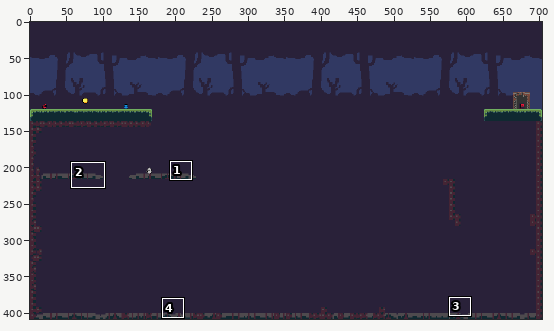
A pixel-art file gets an edit: res/backgrounds/l1.aseprite. The picture above shows the old version from afar; the outline marks the close-up.
Close-up. Before the edit:
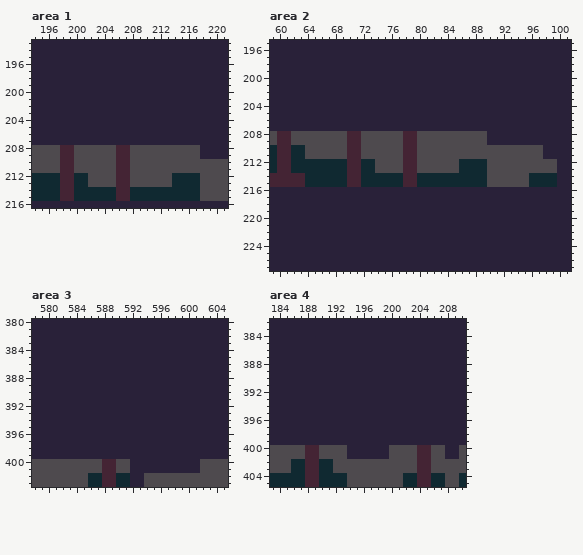
704x408 pixels, 1 frame. Colours within 5 levels of each other are drawn and written as one. Shown: area 1: x 194..221, y 193..216; area 2: x 59..101, y 195..227; area 3: x 578..605, y 380..403; area 4: x 183..210, y 382..405. The commit also changed other parts of the picture, which this record leaves out.
After:
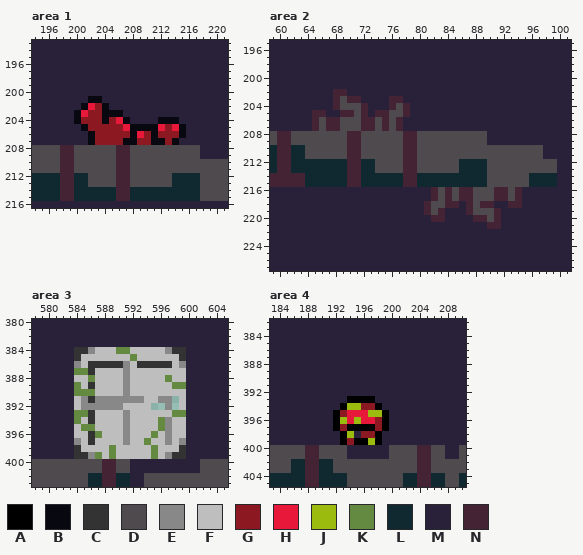
Palette (. is transparent): A #000000  B #080810  C #333333  D #4e4a4e  E #888888  F #bebebe  G #8c1821  H #e71839  J #9bbc0f  K #648941  L #102931  M #292139  N #442434
The edit:
--- area 1, layer "Tilemap 1"
@@ x 194..221 @@
 200 MMMMMMMMMMMMMMMMMMMMMMMMMMMM
-201 MMMMMMMMMMMMMMMMMMMMMMMMMMMM
-202 MMMMMMMMMMMMMMMMMMMMMMMMMMMM
-203 MMMMMMMMMMMMMMMMMMMMMMMMMMMM
-204 MMMMMMMMMMMMMMMMMMMMMMMMMMMM
-205 MMMMMMMMMMMMMMMMMMMMMMMMMMMM
-206 MMMMMMMMMMMMMMMMMMMMMMMMMMMM
-207 MMMMMMMMMMMMMMMMMMMMMMMMMMMM
+201 MMMMMMMMBBMMMMMMMMMMMMMMMMMM
+202 MMMMMMMBHGBMMMMMMMMMMMMMMMMM
+203 MMMMMMBHGGBBBMMMMMMMMMMMMMMM
+204 MMMMMMBGGGBGHBMMMMBBBMMMMMMM
+205 MMMMMMMBGGGGGHBBBBHGHBMMMMMM
+206 MMMMMMMMBGGGGGBHGBGGGBMMMMMM
+207 MMMMMMMMBGGGGBBGGBBGBMMMMMMM
 208 DDDDNNDDDDDDNNDDDDDDDDDDMMMM
--- area 2, layer "Tilemap 1"
@@ x 63..80 @@
 201 MMMMMMMMMMMMMMMMMM
-202 MMMMMMMMMMMMMMMMMM
-203 MMMMMMMMMMMMMMMMMM
-204 MMMMMMMMMMMMMMMMMM
-205 MMMMMMMMMMMMMMMMMM
-206 MMMMMMMMMMMMMMMMMM
-207 MMMMMMMMMMMMMMMMMM
+202 MMMMMNNMMMMMMMMMMM
+203 MMMMMNDNNMMMMNNMMM
+204 MMMMMNDDDNMMMNDNMM
+205 MMNNMMNNDNMNNDDNMM
+206 MMNDNNDDDNNDNDNMMM
+207 MMNDNNDDDNNDNDNMMM
 208 DDDDDDDNNDDDDDDNND
@@ x 79..96 @@
 215 NLLLLLLLLLLDDDDDDL
-216 MMMMMMMMMMMMMMMMMM
-217 MMMMMMMMMMMMMMMMMM
-218 MMMMMMMMMMMMMMMMMM
-219 MMMMMMMMMMMMMMMMMM
-220 MMMMMMMMMMMMMMMMMM
-221 MMMMMMMMMMMMMMMMMM
+216 MMMNDNDNNDDDNNDNMM
+217 MMMNDNDNNDDDNNDNMM
+218 MMNDDNNMNDNNMMNNMM
+219 MMNDNMMMNDDDNMMMMM
+220 MMMNNMMMMNNDNMMMMM
+221 MMMMMMMMMMMNNMMMMM
 222 MMMMMMMMMMMMMMMMMM
--- area 3, layer "Tilemap 1"
@@ x 578..605 @@
 383 MMMMMMMMMMMMMMMMMMMMMMMMMMMM
-384 MMMMMMMMMMMMMMMMMMMMMMMMMMMM
-385 MMMMMMMMMMMMMMMMMMMMMMMMMMMM
-386 MMMMMMMMMMMMMMMMMMMMMMMMMMMM
-387 MMMMMMMMMMMMMMMMMMMMMMMMMMMM
-388 MMMMMMMMMMMMMMMMMMMMMMMMMMMM
-389 MMMMMMMMMMMMMMMMMMMMMMMMMMMM
-390 MMMMMMMMMMMMMMMMMMMMMMMMMMMM
-391 MMMMMMMMMMMMMMMMMMMMMMMMMMMM
-392 MMMMMMMMMMMMMMMMMMMMMMMMMMMM
-393 MMMMMMMMMMMMMMMMMMMMMMMMMMMM
-394 MMMMMMMMMMMMMMMMMMMMMMMMMMMM
-395 MMMMMMMMMMMMMMMMMMMMMMMMMMMM
-396 MMMMMMMMMMMMMMMMMMMMMMMMMMMM
-397 MMMMMMMMMMMMMMMMMMMMMMMMMMMM
-398 MMMMMMMMMMMMMMMMMMMMMMMMMMMM
-399 MMMMMMMMMMMMMMMMMMMMMMMMMMMM
+384 MMMMMMCCEFFFKKFFFFFECCMMMMMM
+385 MMMMMMCFFFFFFFKFFFFFFCMMMMMM
+386 MMMMMMEFCCCCCEFCCCCCFEMMMMMM
+387 MMMMMMKKCFFFFEFFFFFFFFMMMMMM
+388 MMMMMMFFKFFFFEFFFFFKFFMMMMMM
+389 MMMMMMKFCFFFFEFFFFFFKKMMMMMM
+390 MMMMMMKKKFFFFEFFFFFFFFMMMMMM
+391 MMMMMMFECEEEEEEEFFEE.FMMMMMM
+392 MMMMMMFEEEEEEFFFF..E.FMMMMMM
+393 MMMMMMKKCFFFFEFFFFFFKKMMMMMM
+394 MMMMMMKFCFFFFEFFFFKEFFMMMMMM
+395 MMMMMMFKKFFFFEFFFFKEFFMMMMMM
+396 MMMMMMFFCKFFFEFFFKFEFFMMMMMM
+397 MMMMMMEFCFFFFEFFKFFEFEMMMMMM
+398 MMMMMMCFFFFKFFFFFKFFFCMMMMMM
+399 MMMMMMCCEKFKFFFFFKFECCMMMMMM
 400 DDDDDDDDDDNNDDMMMMMMMMMMDDDD
--- area 4, layer "Tilemap 1"
@@ x 190..201 @@
 392 MMMMMMMMMMMM
-393 MMMMMMMMMMMM
-394 MMMMMMMMMMMM
-395 MMMMMMMMMMMM
-396 MMMMMMMMMMMM
-397 MMMMMMMMMMMM
-398 MMMMMMMMMMMM
-399 MMMMMMMMMMMM
+393 MMMMAAAAMMMM
+394 MMMAJJGGAMMM
+395 MMAGHHHJJAMM
+396 MMAJHJHHGAMM
+397 MMAGAAAAGAMM
+398 MMMAJMGGAMMM
+399 MMMAGAAJAMMM
 400 DDDDMMMMMMDD
Where, in picture pixels (left, top, right, bottom), the same in both close-ups:
changed: (74, 96, 186, 145)
changed: (312, 89, 410, 131)
changed: (424, 187, 522, 229)
changed: (74, 347, 186, 459)
changed: (333, 396, 389, 445)
